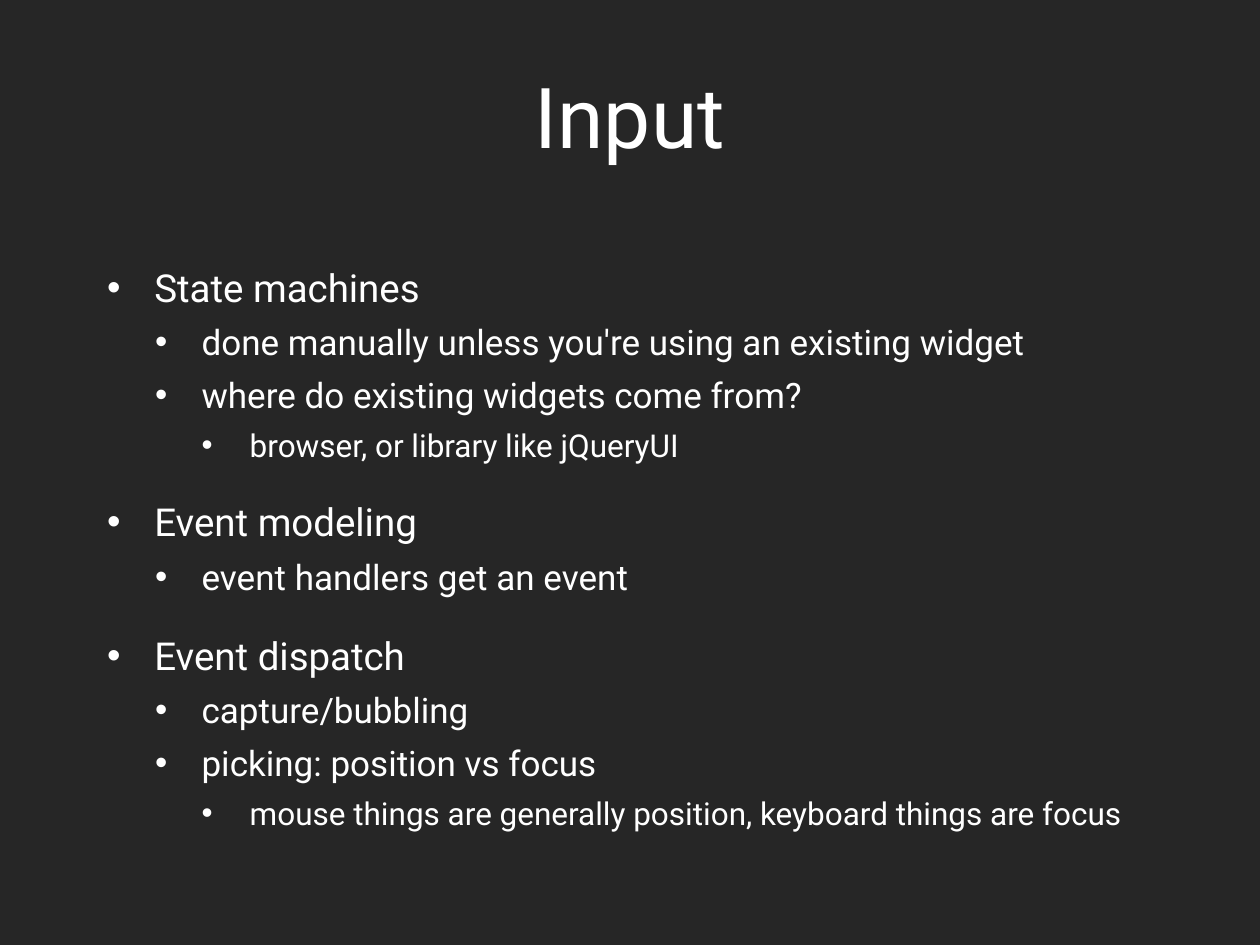
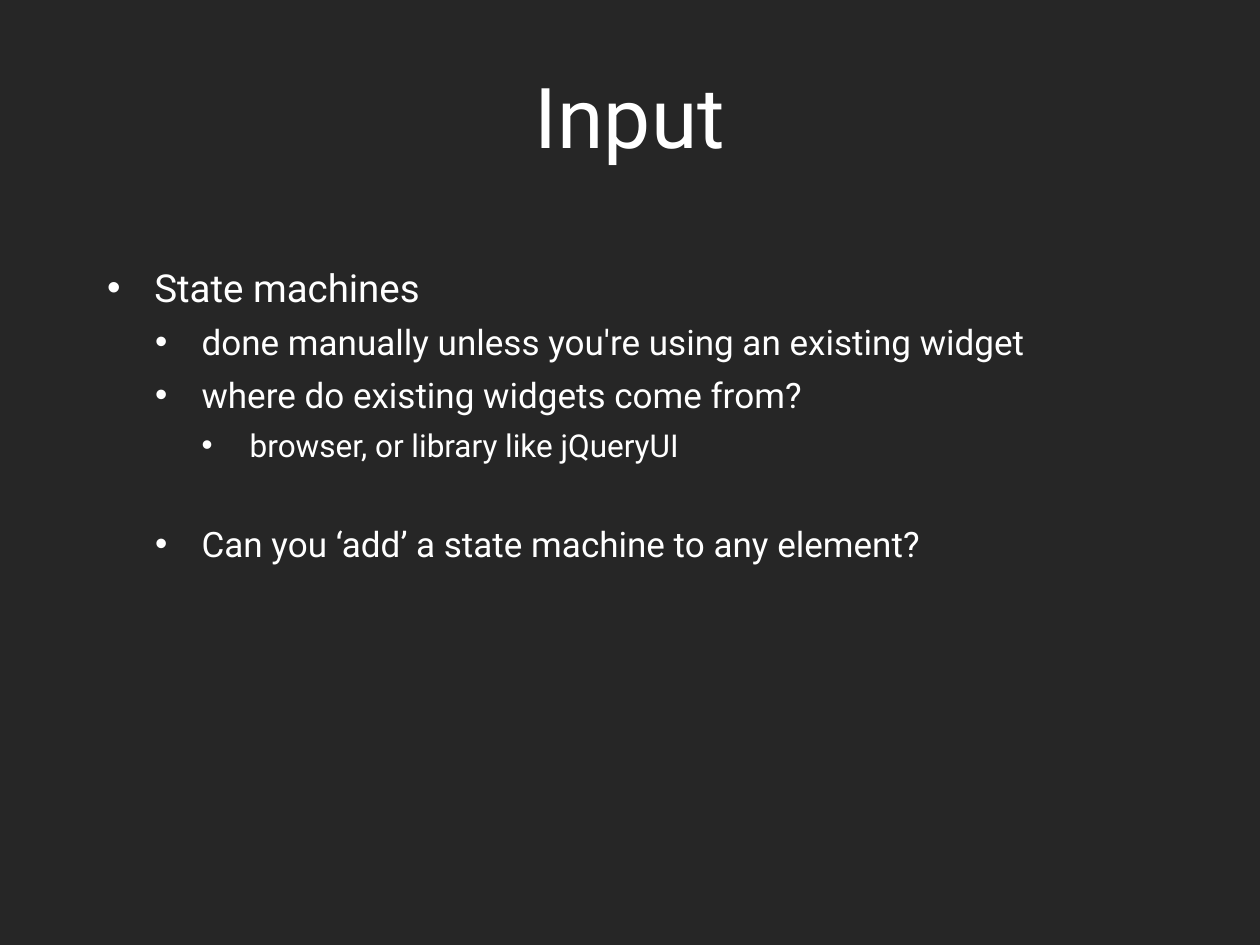
Before and after one commit to dantasse/ssuiweb2014, a slide deck: slide 14 of week13/week13.pptx (slide 10 before the commit). Drawn at 1260x945 pixels with LibreOffice and Linux fonts; fonts in the diff are those of the drawing. Boxes give left, top, right and bottom in pixels: in the first picture for what was removed or moved away, otherwise in the second. Text is boxed around its words. In the diff, an @@ line names an element or a change of style, - is before the commit and + after.

```diff
--- a/week13/week13.pptx
+++ b/week13/week13.pptx
@@ text at (202, 530, 919, 565): text changed @@
-• Event modeling
-  • event handlers get an event
-• Event dispatch
-  • capture/bubbling
-  • picking: position vs focus
-    • mouse things are generally position, keyboard things are focus
+  • Can you ‘add’ a state machine to any element?
```
Also in this commit, not shown: 5 other slides changed, 11 slides added, 2 slides removed, 2 other files.
